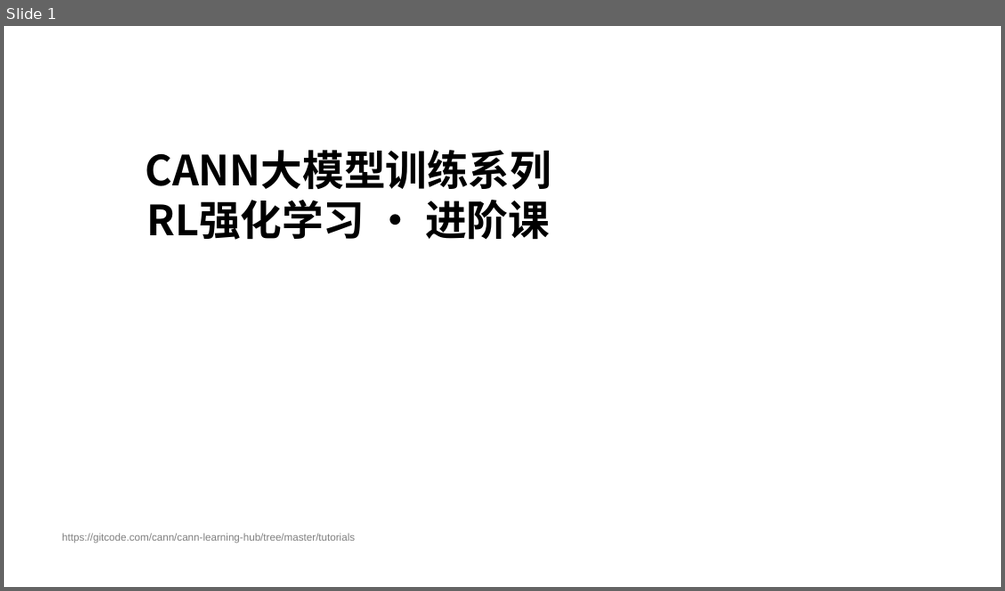
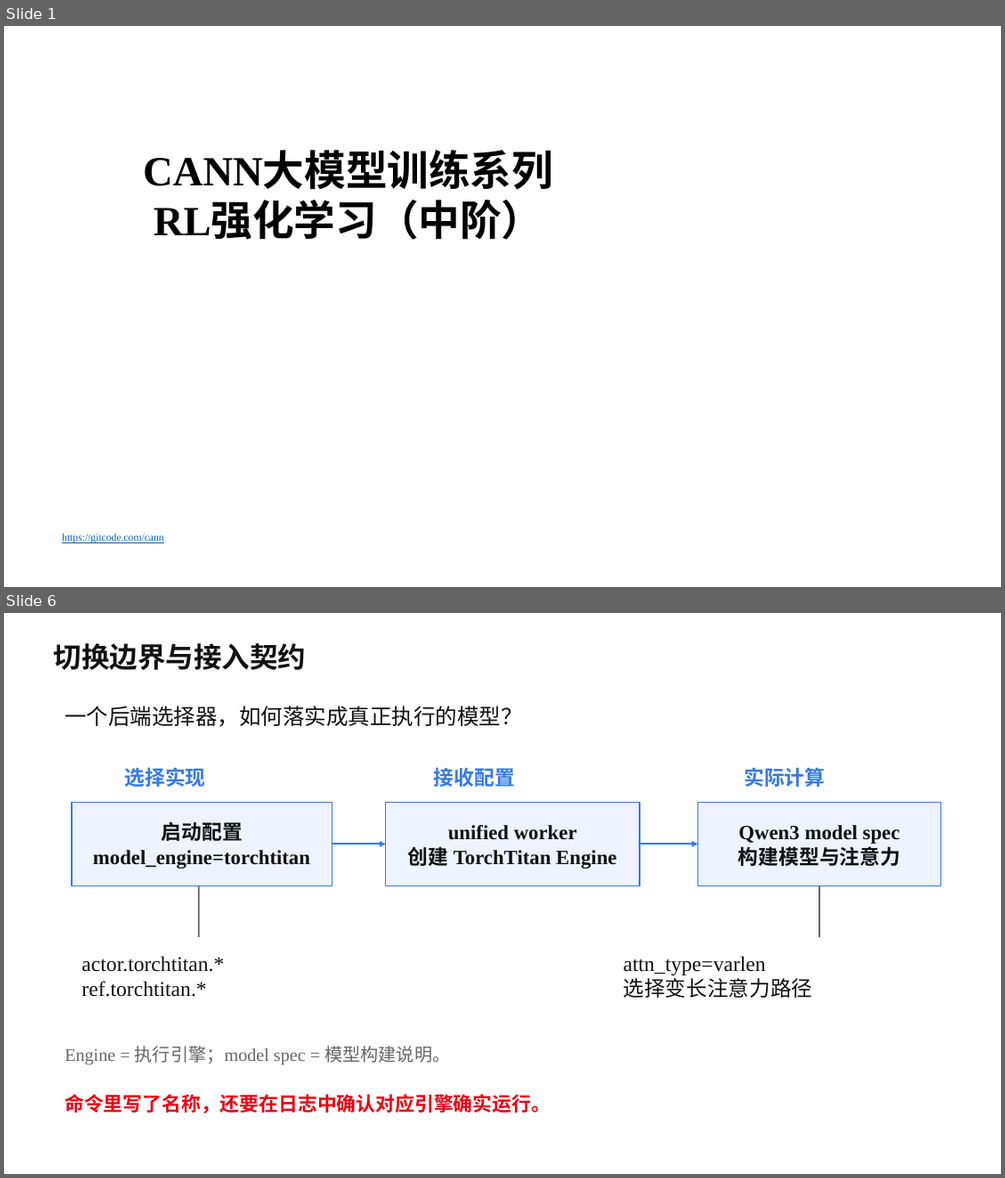
Before and after one commit to hicann/cann-learning-hub, a slide deck: tutorials/rl_training_pipeline/slides/02_rl_training_pipeline.pptx. Shown one above the other, each under a label of ours: slide 1 before the commit, slides 1 and 6 after it; the slides between them are not shown. The pictures are 1005x591 and 1005x1178 pixels, drawn with LibreOffice and Linux fonts; fonts in the diff are those of the drawing; background and template pictures are left out. Boxes give left, top, right and bottom in pixels: in the first picture for what was removed or moved away, otherwise in the second. Text is boxed around its words. In the diff, an @@ line names an element or a change of style, - is before the commit and + after.

Commit message:
docs: 更新 SFT/RL 中阶课程课件

# message auto-generated for no-merge-commit merge:
!1071 merge sft2 into test

docs: 更新 SFT/RL 中阶课程课件

Description: ## 描述
更新了训练课程SFT和RL部分的PPT

## 关联的Issue
不涉及ISSUE

## 测试
本次不涉及代码修改，无需测试

## 文档更新
在SFT和RL中的主README中新增对应的PPT链接地址

## 类型标签
<!--  [x] 表示选中 -->
- [ ] Bug修复
- [ ] 新特性
- [ ] 内容优化
- [x] 其他，请描述：更新课程PPT

## 其他信息
<!-- 在这里可以添加任何与这个 Pull Request 相关的其他说明。 -->

See merge request: cann/cann-learning-hub!1071

```diff
--- a/tutorials/rl_training_pipeline/slides/02_rl_training_pipeline.pptx
+++ b/tutorials/rl_training_pipeline/slides/02_rl_training_pipeline.pptx
@@ slide 6 added at <box>4,613,1001,1174</box>, background picture (left out) @@
@@ text added at <box>54,643,307,670</box>, 27 pt, text #111111, bold @@
+切换边界与接入契约
@@ text added at <box>65,706,523,727</box>, 21 pt, text #111111 @@
+一个后端选择器，如何落实成真正执行的模型？
@@ text added at <box>125,767,206,787</box>, 19.5 pt, text #357AE8, bold @@
+选择实现
@@ text added at <box>434,768,515,787</box>, 19.5 pt, text #357AE8, bold @@
+接收配置
@@ text added at <box>744,767,825,787</box>, 19.5 pt, text #357AE8, bold @@
+实际计算
@@ rectangle added at <box>72,803,332,885</box>, fill #EDF4FF, outline #357AE8 1.2 pt, 19.5 pt, text #111111, bold @@
+启动配置
+model_engine=torchtitan
@@ rectangle added at <box>386,803,639,885</box>, fill #EDF4FF, outline #357AE8 1.2 pt, 19.5 pt, text #111111, bold @@
+unified worker
+创建 TorchTitan Engine
@@ rectangle added at <box>698,803,941,885</box>, fill #EDF4FF, outline #357AE8 1.2 pt, 19.5 pt, text #111111, bold @@
+Qwen3 model spec
+构建模型与注意力
@@ arrow added from (332, 844) to (386, 844), #357AE8 1.73 pt @@
@@ arrow added from (639, 844) to (698, 844), #357AE8 1.73 pt @@
@@ line added from (198, 886) to (198, 937), #666666 1.5 pt @@
@@ line added from (820, 886) to (820, 937), #666666 1.5 pt @@
@@ text added at <box>81,956,224,997</box>, 20.2 pt, text #111111 @@
+actor.torchtitan.*
+ref.torchtitan.*
@@ text added at <box>623,956,813,997</box>, 20.2 pt, text #111111 @@
+attn_type=varlen
+选择变长注意力路径
@@ text added at <box>65,1046,450,1065</box>, 17.2 pt, text #666666 @@
+Engine = 执行引擎；model spec = 模型构建说明。
@@ text added at <box>65,1094,550,1113</box>, 18.8 pt, text #E60012, bold @@
+命令里写了名称，还要在日志中确认对应引擎确实运行。
@@ slide 1 changed as well @@
@@ text at <box>143,153,553,190</box>: font Noto Sans CJK SC to Times New Roman in "CANN大模型训练系列" @@
@@ text at <box>154,203,543,240</box>: text changed; font Noto Sans CJK SC to Times New Roman @@
-RL强化学习 · 进阶课
+RL强化学习（中阶）
@@ text at <box>62,533,164,543</box>: text changed; font Arial to Times New Roman; text colour #808080 to #0563C1 @@
-https://gitcode.com/cann/cann-learning-hub/tree/master/tutorials
+https://gitcode.com/cann
```
Also in this commit, not shown: 4 other slides changed, 27 other slides added, 34 slides removed, 1 other file.
